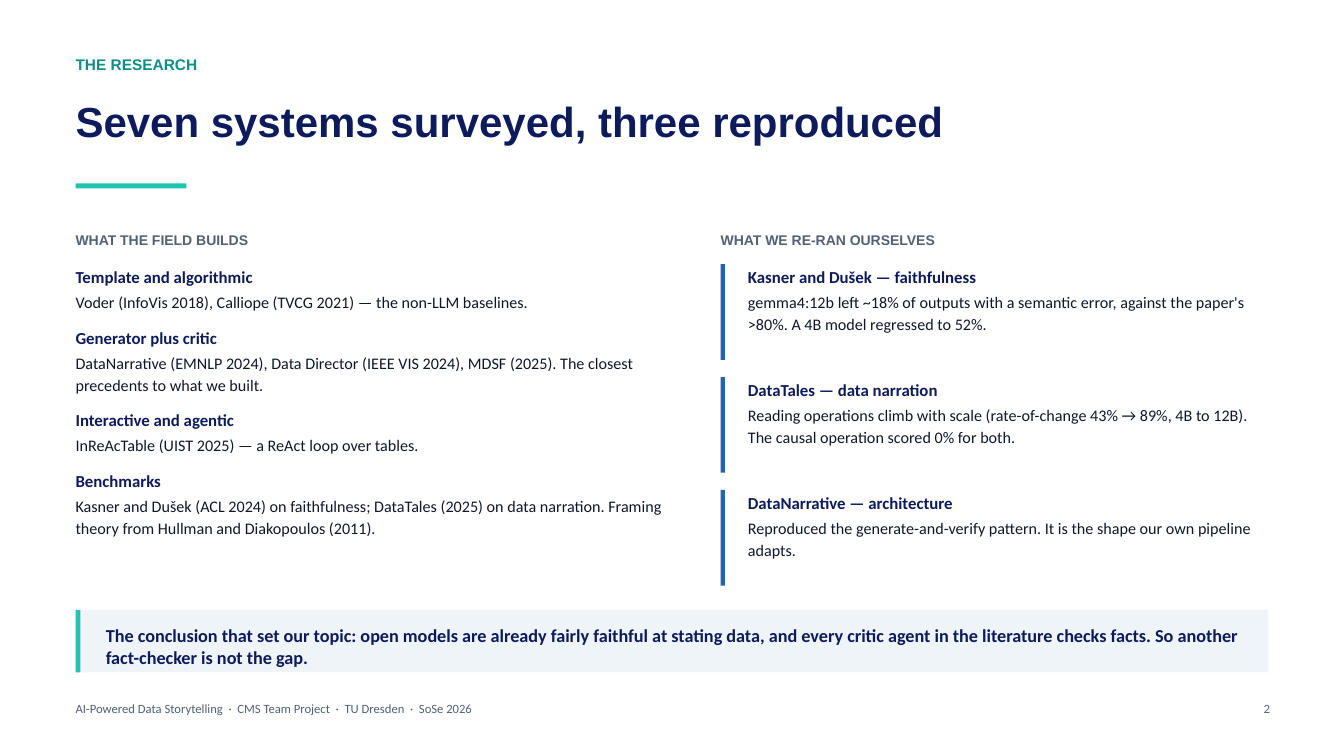
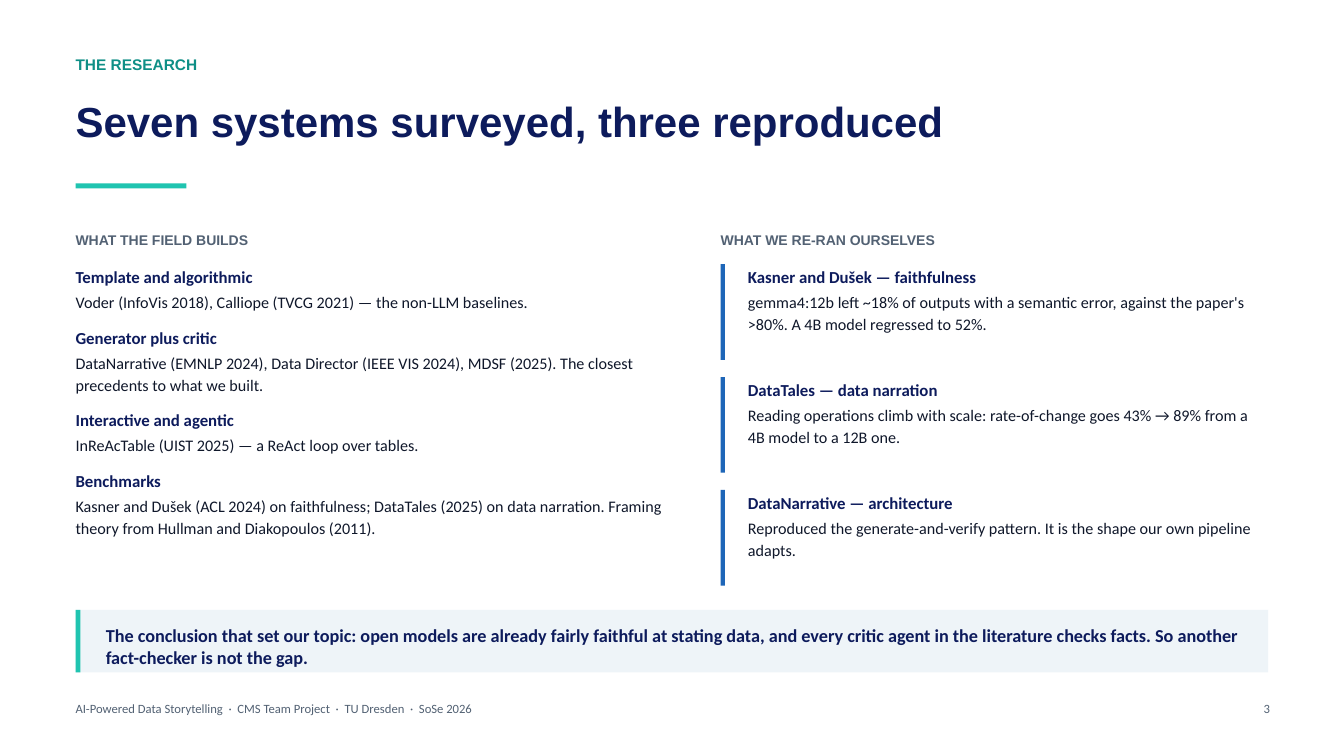
Before and after one commit to memoelsamadony/ai-powered-data-storytelling, a slide deck: slide 3 of presentation/AI-Storytelling-Final-Talk.pptx (slide 2 before the commit). Drawn at 1344x756 pixels with LibreOffice and Linux fonts; fonts in the diff are those of the drawing. Boxes give left, top, right and bottom in pixels: in the first picture for what was removed or moved away, otherwise in the second. Text is boxed around its words. In the diff, an @@ line names an element or a change of style, - is before the commit and + after.

```diff
--- a/presentation/AI-Storytelling-Final-Talk.pptx
+++ b/presentation/AI-Storytelling-Final-Talk.pptx
@@ text at bbox=[748, 409, 1248, 443]: text changed @@
-Reading operations climb with scale (rate-of-change 43% → 89%, 4B to 12B). The causal operation scored 0% for both.
+Reading operations climb with scale: rate-of-change goes 43% → 89% from a 4B model to a 12B one.
```
Also in this commit, not shown: 8 other slides changed, 4 slides added, 2 other files.
